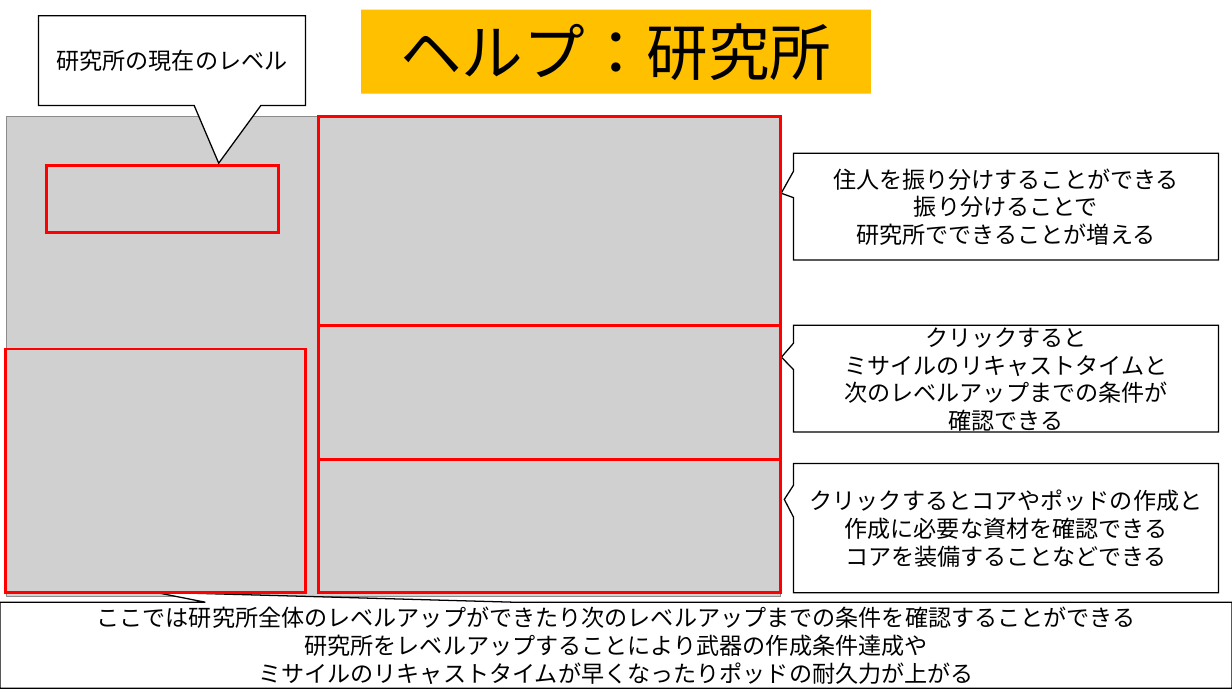
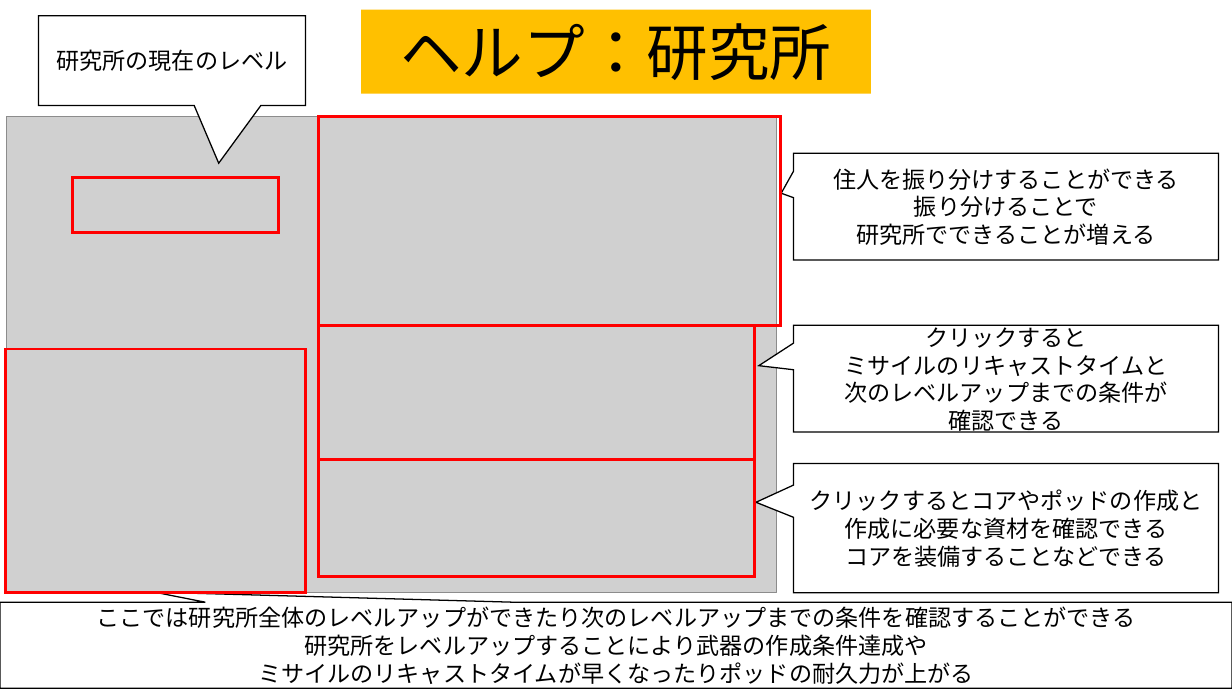
Before and after one commit to team556/team, a slide deck: slide 3 of 説明文.pptx. Drawn at 1232x693 pixels with LibreOffice and Linux fonts; fonts in the diff are those of the drawing; grey boxes stand for pictures. Boxes give left, top, right and bottom in pixels: in the first picture for what was removed or moved away, otherwise in the second. Text is boxed around its words. In the diff, an @@ line names an element or a change of style, - is before the commit and + after.

```diff
--- a/説明文.pptx
+++ b/説明文.pptx
@@ picture: place and size @@
-picture at [6,116,781,596]
+picture at [6,116,776,592]
@@ rectangle: place and size @@
-rectangle at [46,166,278,234]
+rectangle at [73,177,279,233]
@@ rectangle: place and size @@
-rectangle at [318,326,781,459]
+rectangle at [318,326,754,459]
@@ speech box "クリックすると" at [794,325,1219,433]: proportions changed @@
@@ rectangle: place and size @@
-rectangle at [318,459,781,592]
+rectangle at [318,459,754,576]
@@ speech box "クリックするとコアやポッドの作成と" at [794,464,1219,593]: proportions changed @@
```
Also in this commit, not shown: 6 other slides changed, 2 other files.
